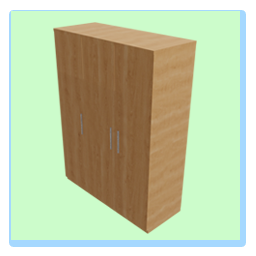
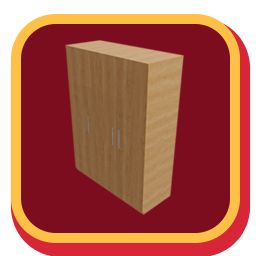
Layers edited between the first and the second w=256, h=256 image:
painted on "Layer 4" over bbox(53, 22, 197, 234)
removed layer "Rectangle 1" over bbox(11, 11, 240, 240)
added layer "Rounded Rectangle 2" above "Layer 1" over bbox(11, 14, 240, 243)
